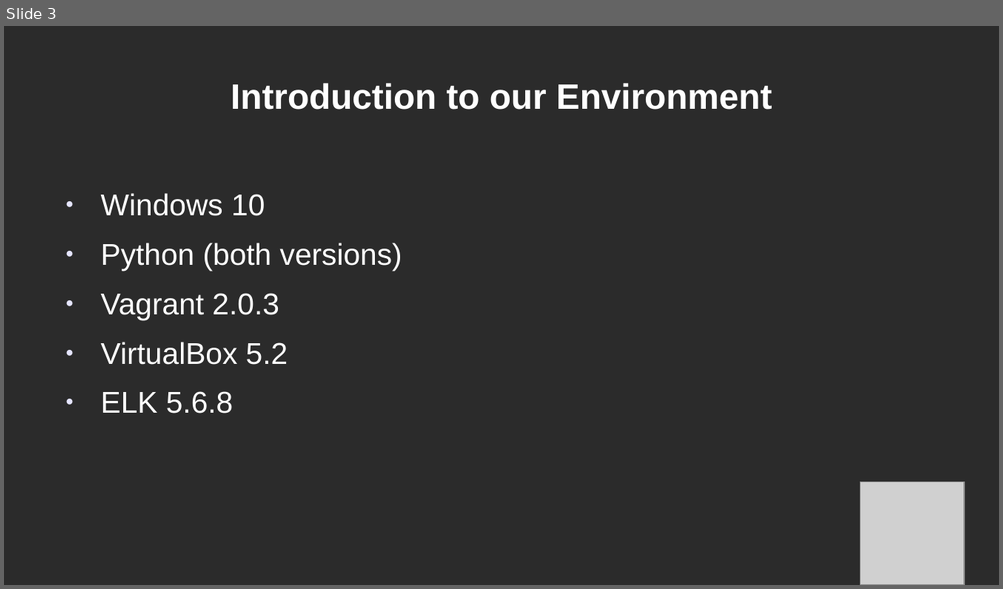
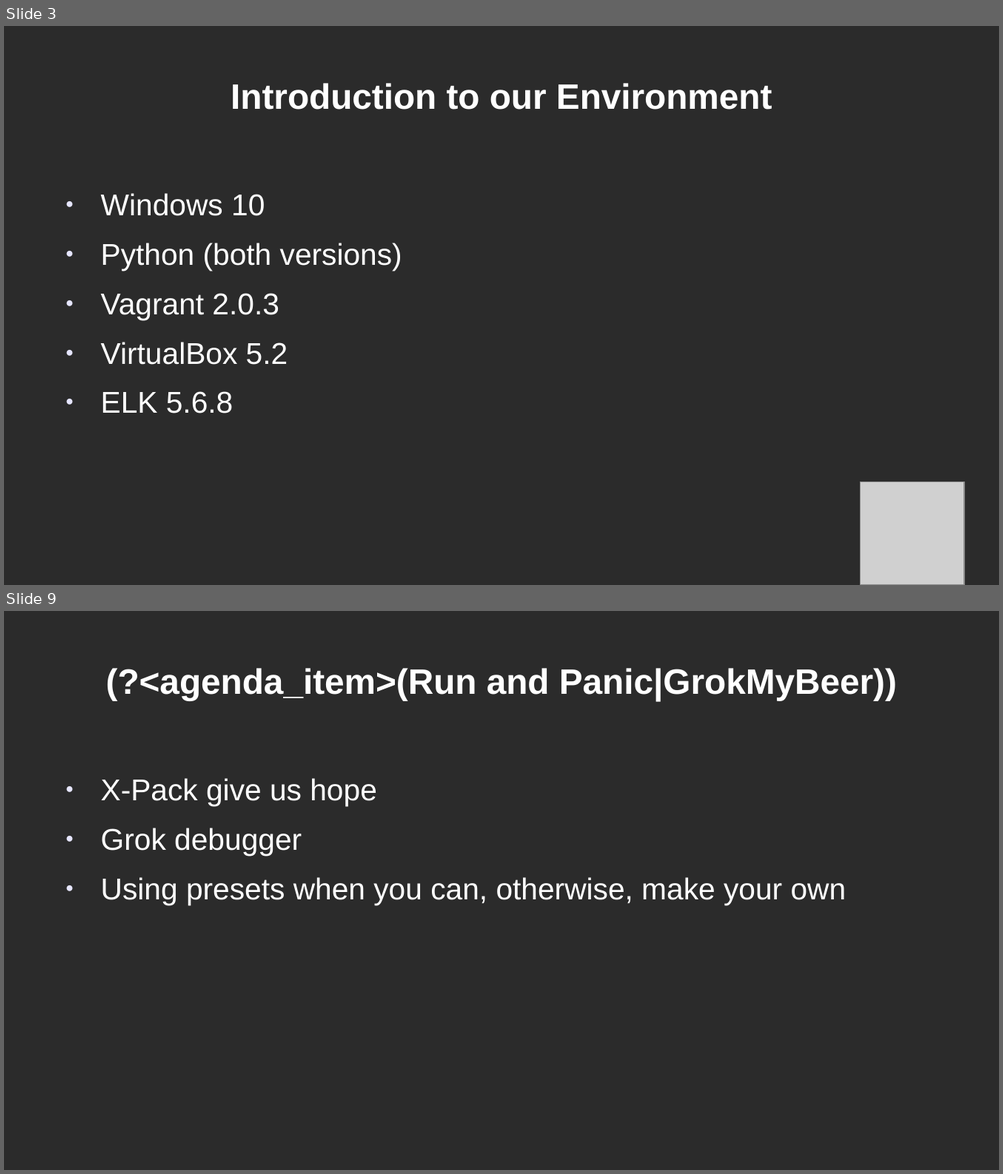
Before and after one commit to j0nny55555/elk101, a slide deck: elk101.odp. Shown one above the other, each under a label of ours: slide 3 before the commit, slides 3 and 9 after it; the slides between them are not shown. The pictures are 1003x589 and 1003x1174 pixels, drawn with LibreOffice and Linux fonts; fonts in the diff are those of the drawing; grey boxes stand for pictures; background and template pictures are left out; a plain dark background stands for a picture behind light text. Boxes give left, top, right and bottom in pixels: in the first picture for what was removed or moved away, otherwise in the second. Text is boxed around its words. In the diff, an @@ line names an element or a change of style, - is before the commit and + after.

```diff
--- a/elk101.odp
+++ b/elk101.odp
@@ slide 9 added at <box>4,611,999,1170</box>, background picture (left out) @@
@@ title added at <box>106,668,896,701</box>, 25.6 pt, text #FFFFFF, bold @@
+(?<agenda_item>(Run and Panic|GrokMyBeer))
@@ text added at <box>101,778,846,906</box>, 21.8 pt, text #FFFFFF @@
+● X-Pack give us hope
+● Grok debugger
+● Using presets when you can, otherwise, make your own
```
Also in this commit, not shown: 2 slides changed, 3 other slides added, 1 slide removed, 4 other files.
